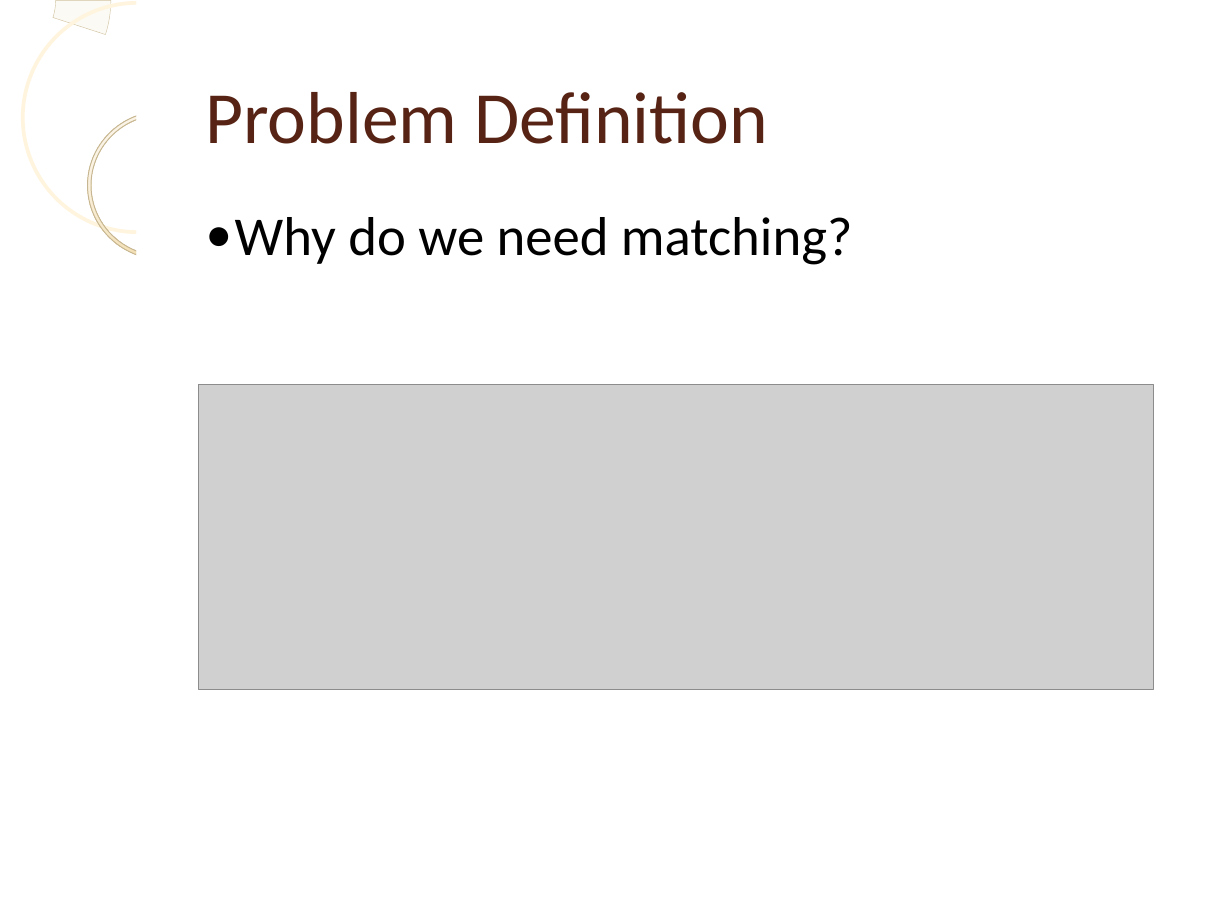
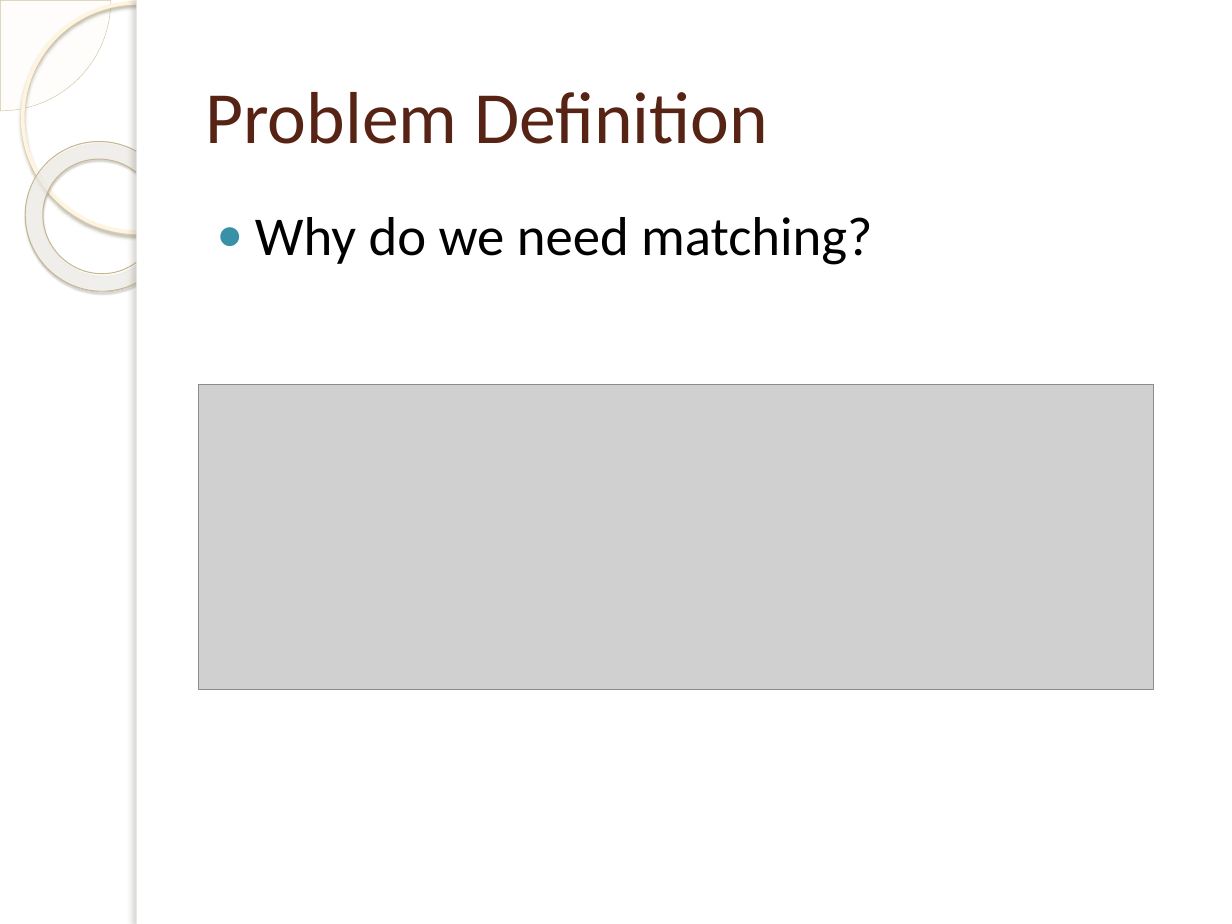
Before and after one commit to laurita/SimilaritySearch-project, a slide deck: slide 3 of presentation/presentation.pptx (slide 2 before the commit). Drawn at 1232x924 pixels with LibreOffice and Linux fonts; fonts in the diff are those of the drawing; grey boxes stand for pictures; background and template pictures are left out. Boxes give left, top, right and bottom in pixels: in the first picture for what was removed or moved away, otherwise in the second. Text is boxed around its words. In the diff, an @@ line names an element or a change of style, - is before the commit and + after.

```diff
--- a/presentation/presentation.pptx
+++ b/presentation/presentation.pptx
@@ arch (boxed as its full ring) removed at <box>0,0,111,111</box> @@
@@ pie slice (boxed as its full ellipse) added at <box>0,0,111,111</box>, fill #FEFAF4 at 33% opacity, outline #D3C39F 0.25 pt @@
@@ ellipse at <box>22,2,251,232</box>: outline #FFF4DD 2.15 pt to #FFF5DE 2.15 pt; shadow on @@
@@ rectangle at <box>137,0,147,924</box>: shadow on @@
@@ donut at <box>0,111,206,322</box>: fill gradient #FEFAF6 to #EED18E to gradient #FFFCF6 to #FFFEFB to #F0D28E; outline #C6B792 0.57 pt to #C7B893 0.58 pt; shadow on; proportions changed; rotation 0 to 38 degrees @@
@@ text "Why do we need matching?" at <box>255,217,872,265</box>: indent changed; more space between paragraphs @@
```
Also in this commit, not shown: 8 other slides changed, 4 slides added, 3 slides removed, 10 other files.
